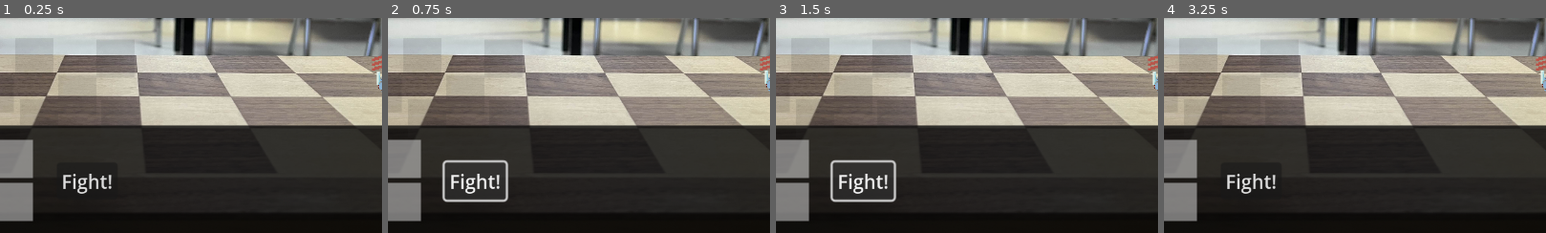
Above: before the commit, frames 1-4 (left to right).
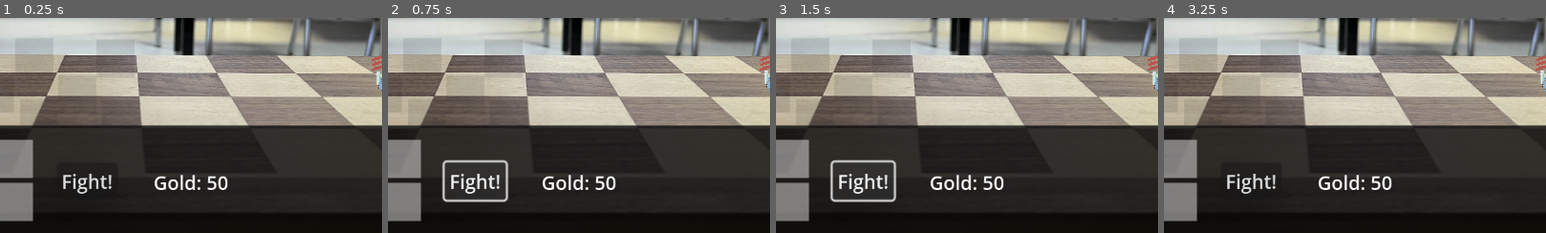
Above: after the commit, the same moments.

Repository: norseboar/jinglejam-2025
Game: Godot game, scene res://scenes/game.tscn
Two runs of this game, one before a commit and one after it. Both use one fixed random seed, a clock stepped at 60 frames per second and the inputs below.
Inputs (mouse positions are % of the whole screen's width and height, from its top left):
- Up to frame 1 (0.25 s): no input
- Up to frame 2 (0.75 s): click "Fight!" at 0.5 s
- Up to frame 3 (1.5 s): click "Fight!" at 1.25 s
- Up to frame 4 (3.25 s): click "Fight!" at 2 s; tap Enter at 2.75 s; move the mouse to (72, 45) at 2.77 s; click (72, 45) at 2.92 s
The pictures show only the part of the screen within x 31-81%, y 50-100%; the shares and areas given below are measured in that part.

The runs differ from the first frame. In frame 1, 0.6% of the frame differs, in the area x 40-60%, y 72-80%; in frame 2, 0.6%; in frame 3, 0.6%; in frame 4, 0.6%.

Commit message:
Add gold and charge for upgrades and recruit

Diff:
--- a/scenes/game.tscn
+++ b/scenes/game.tscn
@@ -30,6 +30,7 @@
 grow_horizontal = 2
 grow_vertical = 2
 script = ExtResource("1_yqjtg")
+starting_gold = 50
 level_scenes = Array[PackedScene]([ExtResource("2_0tnpc"), ExtResource("3_vtaks")])
 upgrade_background = ExtResource("7_gee14")
 starting_unit_scenes = Array[PackedScene]([ExtResource("7_vtaks"), ExtResource("7_vtaks"), ExtResource("4_p57ef"), ExtResource("4_p57ef")])
@@ -75,7 +76,7 @@
 offset_bottom = 0.0
 upgrade_screen = NodePath("UpgradeScreen")
 
-[node name="UpgradeScreen" type="Control" parent="SubViewpor …(226 unchanged characters)… tions", "recruit_data", "recruit_button")]
+[node name="UpgradeScreen" type="Control" parent="SubViewpor …(226 unchanged characters)… tions", "recruit_data", "recruit_button", "gold_label")]
 layout_mode = 1
 anchors_preset = 15
 anchor_right = 1.0
@@ -95,6 +96,7 @@
 recruit_instructions = NodePath("RecruitPane/RecruitInstructions")
 recruit_data = NodePath("RecruitPane/RecruitData")
 recruit_button = NodePath("RecruitPane/RecruitData/RecruitButton")
+gold_label = NodePath("GoldLabel")
 
 [node name="DebugBackground" type="TextureRect" parent="SubViewportContainer/SubViewport/UI/HUD/UpgradeScreen"]
 layout_mode = 1
@@ -106,6 +108,14 @@
 mouse_filter = 2
 texture = ExtResource("7_gee14")
 expand_mode = 3
+
+[node name="GoldLabel" type="Label" parent="SubViewportContainer/SubViewport/UI/HUD/UpgradeScreen"]
+layout_mode = 0
+offset_left = 281.5
+offset_top = 181.0
+offset_right = 344.5
+offset_bottom = 204.0
+text = "Gold: 10"
 
 [node name="PlayerArmy" type="Panel" parent="SubViewportContainer/SubViewport/UI/HUD/UpgradeScreen"]
 layout_mode = 0
--- a/scenes/ui/hud.tscn
+++ b/scenes/ui/hud.tscn
@@ -5,7 +5,7 @@
 
 [sub_resource type="StyleBoxEmpty" id="StyleBoxEmpty_0mwgc"]
 
-[node name="HUD" type="Control" node_paths=PackedStringArray("phase_label", "tray_panel", "unit_tray", "go_button", "battle_end_modal", "battle_end_label", "battle_end_button")]
+[node name="HUD" type="Control" node_paths=PackedStringArray("phase_label", "tray_panel", "unit_tray", "go_button", "gold_label", "battle_end_modal", "battle_end_label", "battle_end_button")]
 layout_mode = 3
 anchors_preset = 15
 anchor_right = 1.0
@@ -20,6 +20,7 @@
 tray_panel = NodePath("TrayPanel")
 unit_tray = NodePath("TrayPanel/UnitTray")
 go_button = NodePath("TrayPanel/GoButton")
+gold_label = NodePath("TrayPanel/Gold")
 battle_end_modal = NodePath("BattleEndModal")
 battle_end_label = NodePath("BattleEndModal/Panel/PanelContainer/VBoxContainer/BattleEndLabel")
 battle_end_button = NodePath("BattleEndModal/Panel/PanelContainer/VBoxContainer/ConfirmButton")
@@ -104,6 +105,14 @@
 offset_bottom = 62.0
 text = "Fight!"
 
+[node name="Gold" type="Label" parent="TrayPanel"]
+layout_mode = 0
+offset_left = 327.0
+offset_top = 36.0
+offset_right = 367.0
+offset_bottom = 59.0
+text = "Gold: 10"
+
 [node name="BattleEndModal" type="ColorRect" parent="."]
 visible = false
 layout_mode = 1
--- a/scenes/units/ballista.tscn
+++ b/scenes/units/ballista.tscn
@@ -13,7 +13,8 @@
 speed = 50.0
 attack_range = 400.0
 display_name = "Ballista"
-description = "Heavy ranged artillery"
+description = "Ranged artillery"
+gold_reward = 3
 
 [node name="AnimatedSprite2D" parent="." index="0"]
 sprite_frames = ExtResource("3_tjwou")
--- a/scenes/units/knight.tscn
+++ b/scenes/units/knight.tscn
@@ -12,3 +12,4 @@
 attack_cooldown = 2.0
 display_name = "Knight"
 description = "A lumbering suit of armor"
+gold_reward = 3
--- a/scenes/units/squire.tscn
+++ b/scenes/units/squire.tscn
@@ -9,6 +9,9 @@
 attack_range = 25.0
 display_name = "Squire"
 description = "A lightly-armored soldier"
+base_recruit_cost = 5
+upgrade_cost = 3
+gold_reward = 1
 
 [node name="AnimatedSprite2D" parent="." index="0"]
 sprite_frames = ExtResource("2_e8w7h")
--- a/scripts/game.gd
+++ b/scripts/game.gd
@@ -4,6 +4,7 @@
 # Signals
 signal unit_placed(unit_type: String)
 signal army_unit_placed(slot_index: int)
+signal gold_changed(new_amount: int)
 
 # Army tracking
 class ArmyUnit:
@@ -16,6 +17,10 @@
 var phase := "preparation"  # "preparation" | "battle" | "upgrade"
 var army: Array = []  # Array of ArmyUnit
 
+# Gold system
+@export var starting_gold := 20
+var gold: int = 0
+
 # Level management
 @export var level_scenes: Array[PackedScene] = []
 var current_level_index := 0
@@ -50,6 +55,11 @@
 	hud.show_upgrade_screen_requested.connect(_on_show_upgrade_screen_requested)
 	unit_placed.connect(_on_unit_placed)
 	army_unit_placed.connect(_on_army_unit_placed)
+
+	# Initialize gold
+	gold = starting_gold
+	gold_changed.emit(gold)
+
 	load_level(current_level_index)
 
 
@@ -63,6 +73,26 @@
 		army.append(slot)
 
 
+func add_gold(amount: int) -> void:
+	"""Add gold and notify listeners."""
+	gold += amount
+	gold_changed.emit(gold)
+
+
+func spend_gold(amount: int) -> bool:
+	"""Spend gold if available. Returns true if successful, false if insufficient."""
+	if gold < amount:
+		return false
+	gold -= amount
+	gold_changed.emit(gold)
+	return true
+
+
+func can_afford(amount: int) -> bool:
+	"""Check if player has enough gold."""
+	return gold >= amount
+
+
 func _process(_delta: float) -> void:
 	if phase != "battle":
 		return
@@ -119,6 +149,9 @@
 	# Only initialize army on first level or after it was cleared (defeat)
 	if army.size() == 0:
 		_init_army()
+		# Reset gold when starting new run
+		gold = starting_gold
+		gold_changed.emit(gold)
 	else:
 		# Reset placed status for new level (units can be placed again)
 		for army_unit in army:
@@ -204,6 +237,9 @@
 		enemy_units.add_child(enemy)
 		enemy.apply_upgrades()  # Apply after added to tree
 
+		# Connect death signal to award gold
+		enemy.enemy_unit_died.connect(_on_enemy_unit_died)
+
 
 func _capture_enemies_faced() -> void:
 	"""Capture unique enemy types from current level for the upgrade screen."""
@@ -297,7 +333,11 @@
 	unit.enemy_container = enemy_units
 	unit.global_position = slot.get_slot_center()
 	unit.upgrades = army_unit.upgrades.duplicate()  # Copy upgrades
+	unit.army_index = army_index  # Track which army slot this unit came from
 	unit.apply_upgrades()  # Apply after positioning
+
+	# Connect player unit death signal
+	unit.player_unit_died.connect(_on_player_unit_died)
 
 	slot.set_occupied(true)
 
@@ -333,6 +373,31 @@
 			if unit.current_hp > 0 and unit.state != "dying":
 				count += 1
 	return count
+
+
+func _on_enemy_unit_died(gold_reward: int) -> void:
+	"""Handle enemy unit death and award gold."""
+	add_gold(gold_reward)
+
+
+func _on_player_unit_died(army_index: int) -> void:
+	"""Handle player unit death and remove from army."""
+	if army_index < 0 or army_index >= army.size():
+		return
+
+	# Remove from army array
+	army.remove_at(army_index)
+
+	# Update army indices for remaining units (since array shifted)
+	for child in player_units.get_children():
+		if child is Unit:
+			var unit := child as Unit
+			if unit.army_index > army_index:
+				unit.army_index -= 1
+
+	# Update HUD tray
+	if hud:
+		hud.set_tray_from_army(army)
 
 
 func _on_start_battle_requested() -> void:
--- a/scripts/hud.gd
+++ b/scripts/hud.gd
@@ -11,6 +11,7 @@
 @export var tray_panel: Panel
 @export var unit_tray: GridContainer
 @export var go_button: Button
+@export var gold_label: Label
 
 # Battle end modal (shown first, then leads to upgrade screen)
 @export var battle_end_modal: ColorRect
@@ -52,6 +53,13 @@
 			if child is Control:
 				tray_slots.append(child)
 				child.set_meta("slot_index", tray_slots.size() - 1)
+
+	# Connect to Game's gold_changed signal
+	var game := get_tree().get_first_node_in_group("game") as Game
+	if game:
+		game.gold_changed.connect(update_gold_display)
+		# Initialize display with current gold
+		update_gold_display(game.gold)
 
 
 func set_phase(phase: String, level: int) -> void:
@@ -288,3 +296,9 @@
 	slot.set_meta("unit_type", "")
 	if slot.has_method("set_unit_texture"):
 		slot.set_unit_texture(null)
+
+
+func update_gold_display(amount: int) -> void:
+	"""Update the gold label text."""
+	if gold_label:
+		gold_label.text = "Gold: %d" % amount
--- a/scripts/unit.gd
+++ b/scripts/unit.gd
@@ -1,5 +1,9 @@
 extends Node2D
 class_name Unit
+
+# Signals
+signal enemy_unit_died(gold_reward: int)  # Emitted by enemies with gold_reward
+signal player_unit_died(army_index: int)  # Emitted by player units with army_index
 
 # Stats
 @export var max_hp := 3
@@ -13,12 +17,18 @@
 @export var display_name: String = "Unit"
 @export var description: String = "A basic unit."
 
+# Gold system properties
+@export var base_recruit_cost := 10  # Base cost to recruit this unit type
+@export var upgrade_cost := 5  # Cost per upgrade (HP or Damage)
+@export var gold_reward := 5  # Gold given when this unit is killed
+
 # State
 var is_enemy := false        # true = moves left (enemy), false = moves right (player)
 var state := "idle"          # "idle" | "moving" | "fighting" | "dying"
 var target: Node2D = null    # current attack target
 var time_since_attack := 0.0 # timer for attack cooldown
 var is_attacking := false    # true when attack animation is playing
+var army_index := -1         # Index in Game.army array, or -1 if not from army
 
 # Upgrades
 var upgrades: Dictionary = {}  # e.g., { "hp": 2, "damage": 1 }
@@ -235,6 +245,14 @@
 	target = null
 	set_state("dying")
 
+	# Emit appropriate signal based on unit type
+	if is_enemy:
+		enemy_unit_died.emit(gold_reward)
+	else:
+		# Emit signal for player unit death (to remove from army)
+		if army_index >= 0:
+			player_unit_died.emit(army_index)
+
 	# Fade out before removing from scene
 	if animated_sprite:
 		var tween := create_tween()
--- a/scripts/upgrade_screen.gd
+++ b/scripts/upgrade_screen.gd
@@ -22,6 +22,7 @@
 @export var recruit_instructions: Node
 @export var recruit_data: Node
 @export var recruit_button: Button
+@export var gold_label: Label
 
 # State
 var current_victory_state: bool = false
@@ -61,6 +62,11 @@
 	# Ensure screen is hidden initially
 	visible = false
 
+	# Connect to Game's gold_changed signal
+	var game := _get_game()
+	if game:
+		game.gold_changed.connect(update_gold_display)
+
 
 func hide_editor_background() -> void:
 	"""Hide the editor-only background at runtime."""
@@ -88,6 +94,11 @@
 	# Reset panes to instruction state
 	_refresh_upgrade_pane()
 	_refresh_recruit_pane()
+
+	# Update gold display
+	var game := _get_game()
+	if game:
+		update_gold_display(game.gold)
 
 	# Show upgrade screen
 	visible = true
@@ -263,17 +274,24 @@
 	var army_unit = army_ref[selected_army_index]
 	var total_upgrades := _get_total_upgrades(army_unit.upgrades)
 
+	# Get upgrade cost from unit scene
+	var upgrade_cost := _get_unit_upgrade_cost(army_unit.unit_scene)
+	var game := _get_game()
+	var can_afford_upgrade := game != null and game.can_afford(upgrade_cost)
+
 	# Update unit summary (should be inside upgrade_data)
 	var unit_summary := upgrade_data.get_node_or_null("UnitSummary") as UnitSummary
 	if unit_summary:
 		unit_summary.show_unit_from_scene(army_unit.unit_scene, army_unit.upgrades)
 
-	# Disable buttons if maxed
+	# Disable buttons if maxed or can't afford
 	var maxed := total_upgrades >= 3
 	if hp_button:
-		hp_button.disabled = maxed
+		hp_button.disabled = maxed or not can_afford_upgrade
+		hp_button.text = "+1 HP (%dgp)" % upgrade_cost
 	if damage_button:
-		damage_button.disabled = maxed
+		damage_button.disabled = maxed or not can_afford_upgrade
+		damage_button.text = "+1 DMG (%dgp)" % upgrade_cost
 
 
 func _refresh_recruit_pane() -> void:
@@ -326,10 +344,20 @@
 			recruit_button.text = "Recruited"
 		return
 
-	# Can recruit
+	# Calculate recruit cost: base_recruit_cost + (upgrade_cost * total_upgrades)
+	var base_cost := _get_unit_base_recruit_cost(enemy_scene)
+	var upgrade_cost := _get_unit_upgrade_cost(enemy_scene)
+	var total_upgrades := _get_total_upgrades(enemy_upgrades)
+	var recruit_cost := base_cost + (upgrade_cost * total_upgrades)
+
+	# Check if can afford
+	var game := _get_game()
+	var can_afford := game != null and game.can_afford(recruit_cost)
+
+	# Update button
 	if recruit_button:
-		recruit_button.disabled = false
-		recruit_button.text = "Recruit"
+		recruit_button.disabled = not can_afford
+		recruit_button.text = "Recruit (%dgp)" % recruit_cost
 
 
 func _get_total_upgrades(upgrades: Dictionary) -> int:
@@ -340,6 +368,36 @@
 	return total
 
 
+func update_gold_display(amount: int) -> void:
+	"""Update the gold label text."""
+	if gold_label:
+		gold_label.text = "Gold: %d" % amount
+
+
+func _get_unit_upgrade_cost(unit_scene: PackedScene) -> int:
+	"""Get the upgrade_cost from a unit scene."""
+	if unit_scene == null:
+		return 0
+	var instance := unit_scene.instantiate() as Unit
+	if instance == null:
+		return 0
+	var cost := instance.upgrade_cost
+	instance.queue_free()
+	return cost
+
+
+func _get_unit_base_recruit_cost(unit_scene: PackedScene) -> int:
+	"""Get the base_recruit_cost from a unit scene."""
+	if unit_scene == null:
+		return 0
+	var instance := unit_scene.instantiate() as Unit
+	if instance == null:
+		return 0
+	var cost := instance.base_recruit_cost
+	instance.queue_free()
+	return cost
+
+
 func _on_hp_button_pressed() -> void:
 	"""Handle HP upgrade button press."""
 	if selected_army_index < 0 or selected_army_index >= army_ref.size():
@@ -350,6 +408,12 @@
 
 	if total >= 3:
 		return  # Already maxed
+
+	# Get upgrade cost and check/spend gold
+	var upgrade_cost := _get_unit_upgrade_cost(army_unit.unit_scene)
+	var game := _get_game()
+	if game == null or not game.spend_gold(upgrade_cost):
+		return  # Can't afford
 
 	# Add HP upgrade
 	if not army_unit.upgrades.has("hp"):
@@ -361,7 +425,7 @@
 	if unit_summary:
 		unit_summary.update_stats(army_unit.upgrades)
 
-	# Refresh pane (updates button states)
+	# Refresh pane (updates button states and text)
 	_refresh_upgrade_pane()
 
 
@@ -375,6 +439,12 @@
 
 	if total >= 3:
 		return  # Already maxed
+
+	# Get upgrade cost and check/spend gold
+	var upgrade_cost := _get_unit_upgrade_cost(army_unit.unit_scene)
+	var game := _get_game()
+	if game == null or not game.spend_gold(upgrade_cost):
+		return  # Can't afford
 
 	# Add damage upgrade
 	if not army_unit.upgrades.has("damage"):
@@ -386,7 +456,7 @@
 	if unit_summary:
 		unit_summary.update_stats(army_unit.upgrades)
 
-	# Refresh pane (updates button states)
+	# Refresh pane (updates button states and text)
 	_refresh_upgrade_pane()
 
 
@@ -405,10 +475,28 @@
 
 	# Get enemy data
 	var enemy_data = enemies_faced_ref[selected_enemy_index]
+	var enemy_scene: PackedScene = null
+	var enemy_upgrades: Dictionary = {}
+
+	if enemy_data is Dictionary:
+		enemy_scene = enemy_data.get("unit_scene")
+		enemy_upgrades = enemy_data.get("upgrades", {})
+	else:
+		enemy_scene = enemy_data.unit_scene
+		enemy_upgrades = enemy_data.upgrades
+
+	# Calculate recruit cost
+	var base_cost := _get_unit_base_recruit_cost(enemy_scene)
+	var upgrade_cost := _get_unit_upgrade_cost(enemy_scene)
+	var total_upgrades := _get_total_upgrades(enemy_upgrades)
+	var recruit_cost := base_cost + (upgrade_cost * total_upgrades)
+
+	# Spend gold
+	var game := _get_game()
+	if game == null or not game.spend_gold(recruit_cost):
+		return  # Can't afford
 
 	# Create new ArmyUnit and add to army
-	# We need to access Game to create the ArmyUnit properly
-	var game := _get_game()
 	if game:
 		game.recruit_enemy(enemy_data)
 		# Update army_ref to reflect the new unit
@@ -417,7 +505,7 @@
 	# Mark as recruited
 	recruited_indices.append(selected_enemy_index)
 
-	# Refresh pane immediately
+	# Refresh pane immediately (updates button states and text)
 	_refresh_recruit_pane()
 
 
Not shown, added: docs/plans/2025-12-02-gold-system.md
